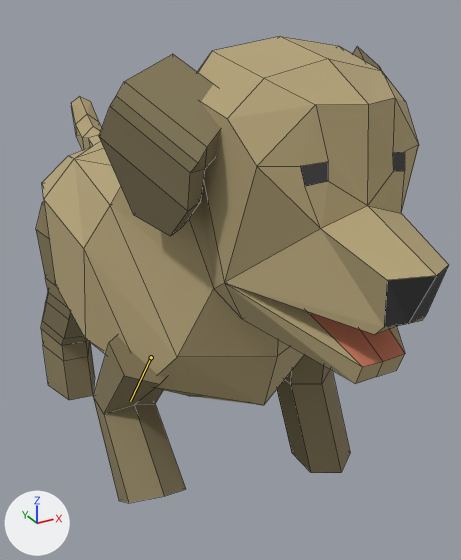
What one commit did to the Blender file blender/golden-retriever.blend.
One viewpoint serves both versions: a 50 mm lens placed at (-0.876, -1.849, 1.547), pointed at (0.132, -0.016, 0.631). Every picture has the same lights, and +X, +Y and +Z are marked at lower left. Both versions are drawn at frame 40 of the action 'walk'; the numbers are the values there. The bones that change are drawn over the model as lines. Mesh edges are drawn as thin lines.

Names of what the first picture shows: 'body', 'ear', 'front-leg', 'rear-leg'.
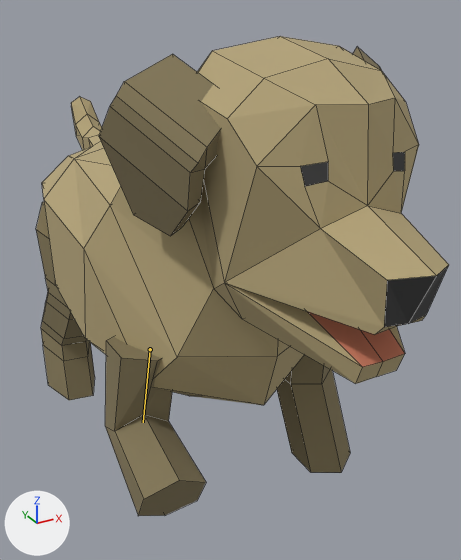
Where the change shows, as pixel boxes [x1, y1, x2, y2] in the pictures (461 x 560 px):
'front-leg', posed (7% taller): before [93, 335, 350, 503]; after [105, 337, 350, 516]
bone 'front-upper.R', root to tip: before (151, 357) to (130, 401); after (150, 349) to (143, 422)

The edits, one by one:
Bone 'front-upper.R' (bone_front_upper_r) moves from (0.0, -0.05, 0.05) to (-0.01, -0.11, 0.07).
Bone 'front-upper.R' (bone_front_upper_r) turns from (19, -2, -1) to (-6, 1, 0) degrees about its own x, y and z.
